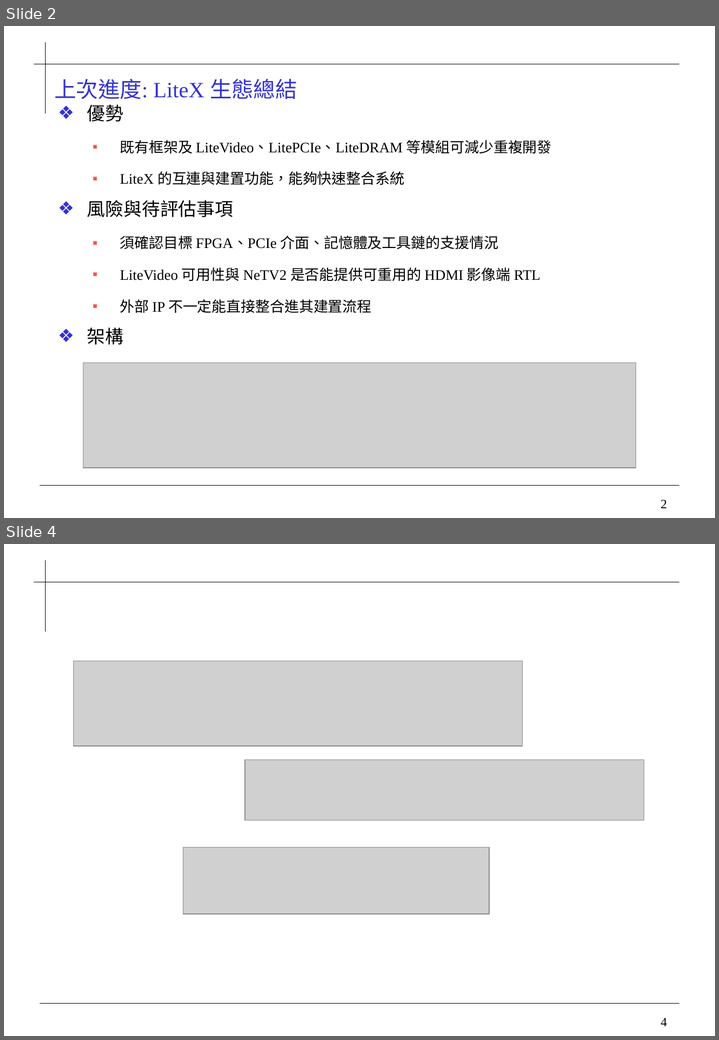
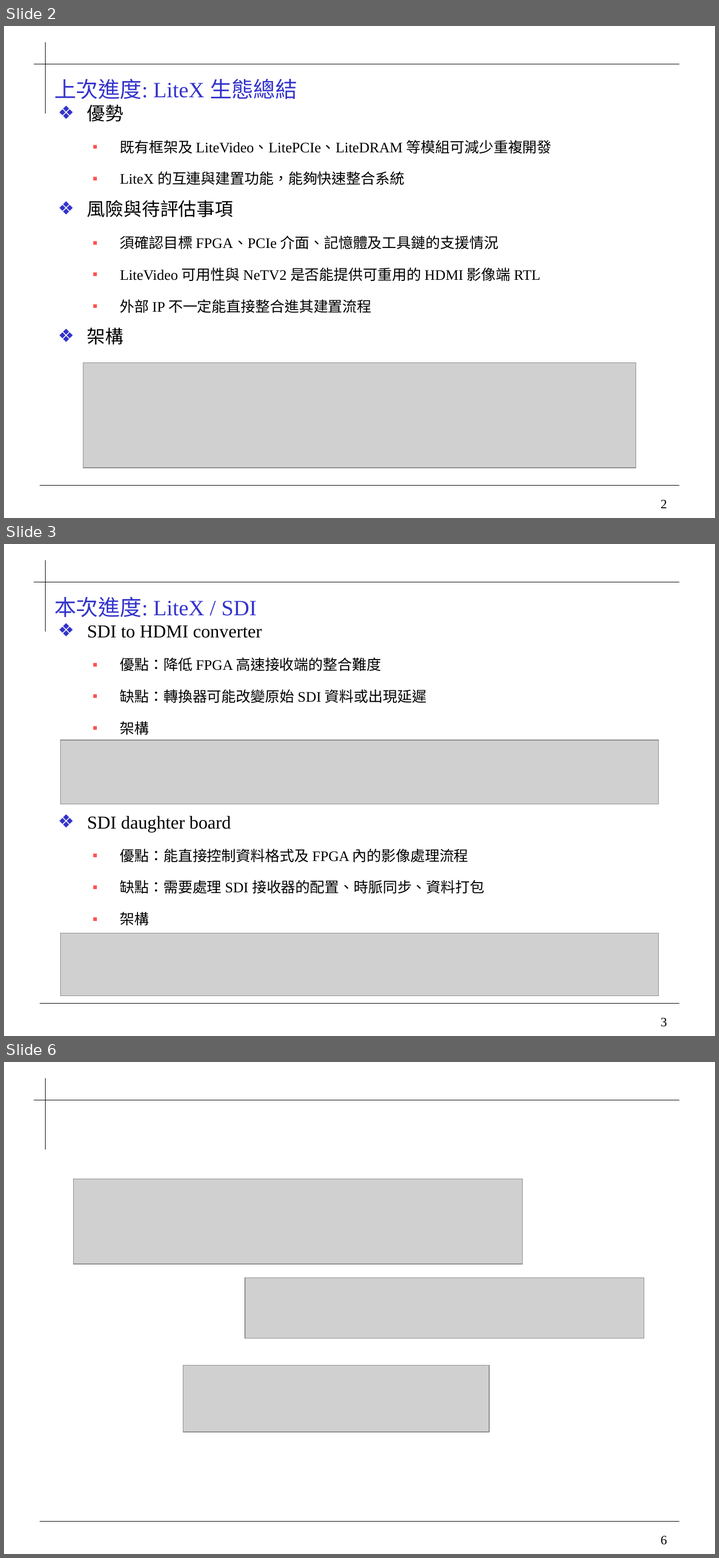
Before and after one commit to 0ilasis0/home, a slide deck: Onyx_進度報告_1020.pptx. Shown one above the other, each under a label of ours: slides 2 and 4 before the commit, slides 2, 3 and 6 after it; the slides between them are not shown. The pictures are 719x1040 and 719x1558 pixels, drawn with LibreOffice and Linux fonts; fonts in the diff are those of the drawing; grey boxes stand for pictures; background and template pictures are left out. Boxes give left, top, right and bottom in pixels: in the first picture for what was removed or moved away, otherwise in the second. Text is boxed around its words. In the diff, an @@ line names an element or a change of style, - is before the commit and + after.

```diff
--- a/Onyx_進度報告_1020.pptx
+++ b/Onyx_進度報告_1020.pptx
@@ slide 3 added at (4,544,715,1036), background #FFFFFF; not listed: 4 template elements that a slide beside it also shows @@
@@ title added at (54,597,256,617), 24 pt, text #3333CC @@
+本次進度: LiteX / SDI
@@ text added at (87,625,484,926), 16 pt, text #000000 @@
+❖ SDI to HDMI converter
+  ▪ 優點：降低 FPGA 高速接收端的整合難度
+  ▪ 缺點：轉換器可能改變原始 SDI 資料或出現延遲
+  ▪ 架構
+❖ SDI daughter board
+  ▪ 優點：能直接控制資料格式及 FPGA 內的影像處理流程
+  ▪ 缺點：需要處理 SDI 接收器的配置、時脈同步、資料打包
+  ▪ 架構
@@ picture added at (61,740,658,804) @@
@@ picture added at (61,933,658,996) @@
@@ what was slide 4 is now slide 6 @@
@@ page number at (660,1536,667,1545): text changed @@
-4
+6
```
Also in this commit, not shown: 1 slide changed, 1 other slide added, 2 other files.
